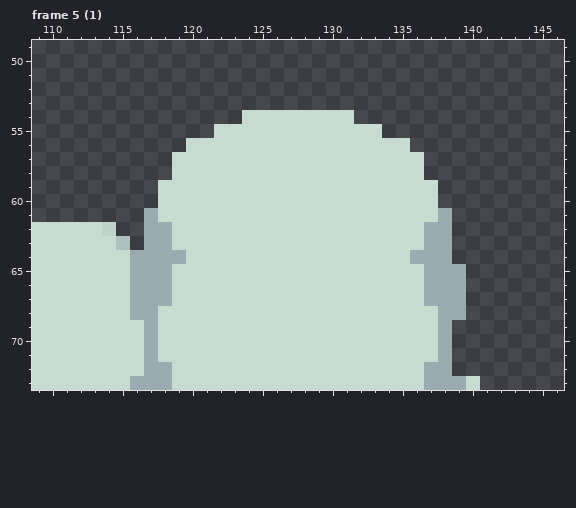
Edited in one commit: pixel-art file (resources/kid/unpacked/asesprite/helms/steel.aseprite). This is how it looked before the edit.
256x256 pixels, 64 frames. Pixels under 10% opacity are left out. Colours within 5 levels of each other are drawn and written as one. Shown: frame 5 (1): x 109..146, y 49..73. The commit also changed other frames or places, which this record leaves out.
And afterwards:
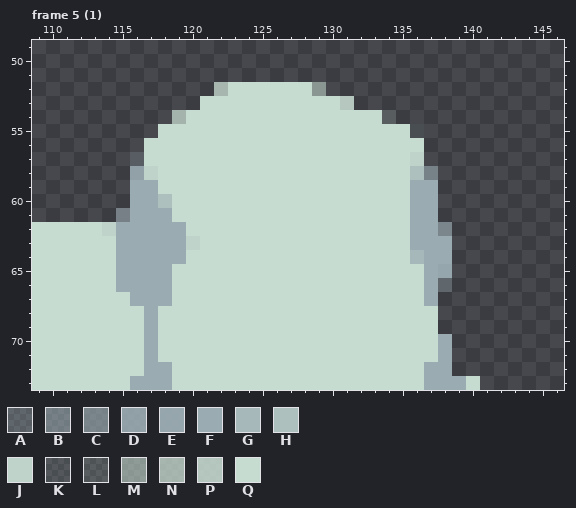
Palette (. is transparent): A #9babb24c  B #9babb28f  C #9babb29f  D #9babb2e3  E #9babb2f3  F #9babb2  G #a7b8ba  H #adc0be  J #bfd3ca  K #c7dcd01c  L #c7dcd024  M #c7dcd08f  N #c7dcd0bf  P #c7dcd0db  Q #c7dcd0
Edits made:
Frame 5 (1), layer "running":
y 52: x 122..129 ........ -> NQQQQQQM
y 53: x 121..131 ........... -> QQQQQQQQQQP
y 54: x 119..123 ..... -> NQQQQ; x 132..134 ... -> QQL
y 55: x 118..121 .... -> QQQQ; x 134..136 ... -> QQK
y 56: x 117..119 ... -> QQQ; x 136 . -> Q
y 57: x 116..118 ... -> AQQ; x 136 Q -> J
y 58: x 116..118 ... -> DJQ; x 136..137 Q. -> HC
y 59: x 116..117 .. -> FF; x 136..137 QQ -> FF
y 60: x 116..118 ..Q -> FFH; x 136..137 QQ -> FF
y 61: x 115..116 .. -> BF; x 118 Q -> F; x 136..138 QQF -> FF.
y 62: x 115..116 .. -> FF; x 119 Q -> F; x 136 Q -> F; x 138 F -> C
y 63: x 115..116 H. -> FF; x 119..120 QQ -> FJ; x 136 Q -> F
y 64: x 115 Q -> F; x 136 F -> G
y 65: x 115 Q -> F; x 138..139 FF -> E.
y 66: x 115 Q -> F; x 138..139 FF -> A.
y 67: x 138..139 FF -> ..
y 68: x 116 F -> Q; x 138..139 FF -> ..
y 69: x 138 F -> .
Changed places in both pictures, as pixel boxes (x1, y1, x2, y2):
changed: (116, 82, 466, 334)
